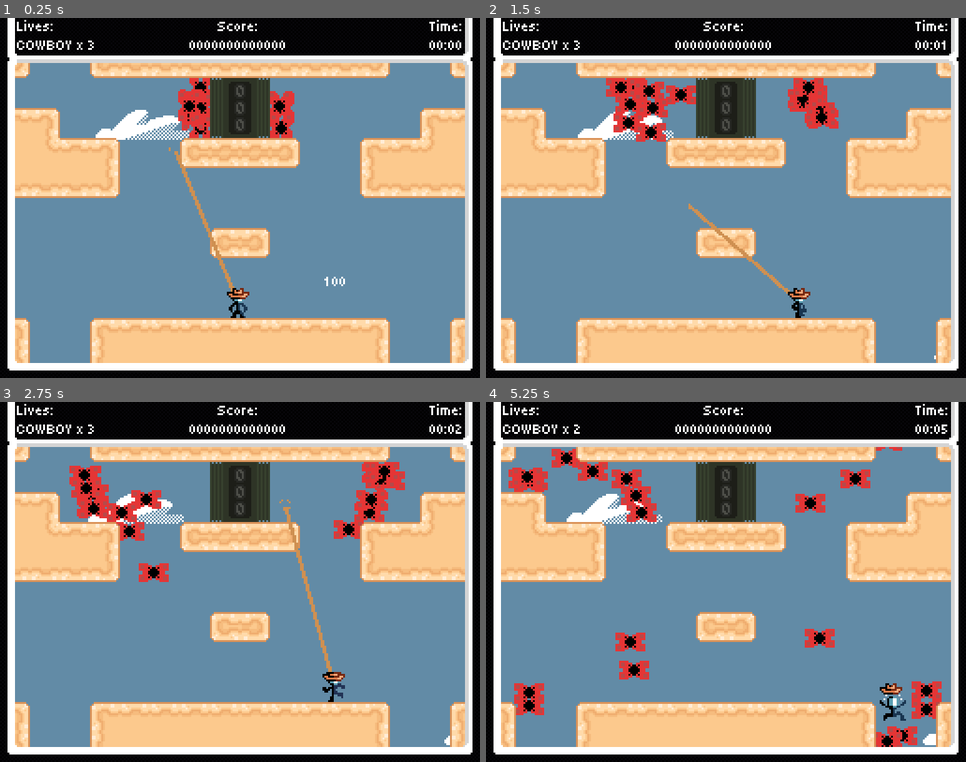
Above: before the commit, frames 1-4 (two rows, left to right).
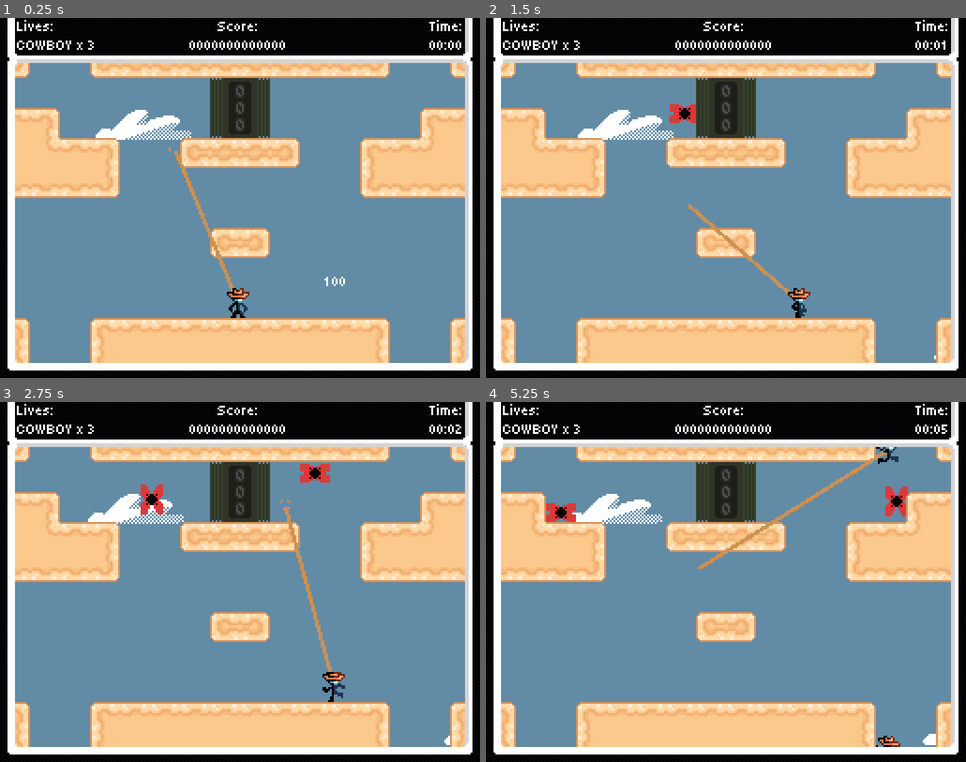
Above: after the commit, the same moments.

Repository: Jcodefox/GMTK-2025
Game: Godot game, scene res://scenes/topscenes/gameplay_topscene.tscn
The game is run twice, just before and just after one commit, with the same random seed, the same clock (stepped at 60 frames per second) and the same inputs.
Inputs (mouse positions are in pixels of both pictures, inside the frame that each line leads up to):
- Up to frame 1 (0.25 s): no input
- Up to frame 2 (1.5 s): move the mouse to (831, 180) at 0.52 s; hold D (move_right) from 0.53 s (still down); click (831, 180) at 0.6 s; tap Space (move_jump) at 0.77 s; move the mouse to (630, 216) at 1.27 s; click (630, 216) at 1.35 s
- Up to frame 3 (2.75 s): tap Space (move_jump) at 1.52 s; move the mouse to (288, 502) at 2.02 s; release D (move_right) at 2.03 s; hold A (move_left) from 2.03 s (still down); click (288, 502) at 2.1 s
- Up to frame 4 (5.25 s): move the mouse to (702, 654) at 2.77 s; release A (move_left) at 2.78 s; hold D (move_right) 2.78-4.28 s; click (702, 654) at 2.85 s; tap Space (move_jump) at 3.02, 3.77, 4.52 s; move the mouse to (870, 636) at 3.52 s; click (870, 636) at 3.6 s; move the mouse to (582, 528) at 4.27 s; hold A (move_left) 4.28-5.03 s; click (582, 528) at 4.35 s; move the mouse to (750, 582) at 5.02 s; hold D (move_right) from 5.03 s (still down); click (750, 582) at 5.1 s

The runs differ from the first frame. In frame 1, 1.5% of the frame differs, in the area x 37-62%, y 16-34%; in frame 2, 3.1%; in frame 3, 3.7%; in frame 4, 5.9%, in the area x 4-95%, y 7-96%.

Commit message:
Add enemy spawner

Diff:
--- /dev/null
+++ b/scenes/prefabs/enemy_spawner.tscn
@@ -0,0 +1,8 @@
+[gd_scene load_steps=3 format=3 uid="uid://ni48dlph7c7c"]
+
+[ext_resource type="Script" uid="uid://c8cmk0rp5xbel" path="res://scripts/prefabs/enemy_spawner.gd" id="1_2fv7t"]
+[ext_resource type="PackedScene" uid="uid://duckh0hi5syg7" path="res://scenes/prefabs/enemies/mothick.tscn" id="2_pg5fs"]
+
+[node name="EnemySpawner" type="Node2D"]
+script = ExtResource("1_2fv7t")
+enemy_scenes = Array[PackedScene]([ExtResource("2_pg5fs")])
--- a/scenes/topscenes/gameplay_topscene.tscn
+++ b/scenes/topscenes/gameplay_topscene.tscn
@@ -5,9 +5,9 @@
 [ext_resource type="Texture2D" uid="uid://drjswa8p2rpnx" path="res://assets/art/ui_hud/hudframe.png" id="3_pyq0w"]
 [ext_resource type="TileSet" uid="uid://cl63qdxuqflth" path="res://assets/art/terrain/main_tile_set.tres" id="3_u55sw"]
 [ext_resource type="Texture2D" uid="uid://bwx4duhuh37jy" path="res://assets/art/terrain/cloud 1.png" id="5_emnkm"]
-[ext_resource type="PackedScene" uid="uid://duckh0hi5syg7" path="res://scenes/prefabs/enemies/mothick.tscn" id="5_ks65t"]
 [ext_resource type="Texture2D" uid="uid://cwak838kpjbeg" path="res://assets/art/terrain/cloud 2.png" id="6_ed28v"]
 [ext_resource type="Script" path="res://scripts/prefabs/cloud.gd" id="6_rfs2g"]
+[ext_resource type="PackedScene" uid="uid://ni48dlph7c7c" path="res://scenes/prefabs/enemy_spawner.tscn" id="9_d18oc"]
 [ext_resource type="PackedScene" uid="uid://dkamy1f0f5j1m" path="res://scenes/prefabs/float_score_num.tscn" id="9_rfs2g"]
 
 [node name="GameplayTopscene" type="Node2D"]
@@ -59,68 +59,16 @@
 
 [node name="Enemies" type="Node2D" parent="."]
 
-[node name="Mothick" parent="Enemies" instance=ExtResource("5_ks65t")]
-position = Vector2(112, 48)
-
-[node name="Mothick2" parent="Enemies" instance=ExtResource("5_ks65t")]
-position = Vector2(112, 48)
-
-[node name="Mothick3" parent="Enemies" instance=ExtResource("5_ks65t")]
-position = Vector2(112, 48)
-
-[node name="Mothick4" parent="Enemies" instance=ExtResource("5_ks65t")]
-position = Vector2(112, 48)
-
-[node name="Mothick5" parent="Enemies" instance=ExtResource("5_ks65t")]
-position = Vector2(112, 48)
-
-[node name="Mothick6" parent="Enemies" instance=ExtResource("5_ks65t")]
-position = Vector2(112, 48)
-
-[node name="Mothick7" parent="Enemies" instance=ExtResource("5_ks65t")]
-position = Vector2(112, 48)
-
-[node name="Mothick8" parent="Enemies" instance=ExtResource("5_ks65t")]
-position = Vector2(112, 48)
-
-[node name="Mothick9" parent="Enemies" instance=ExtResource("5_ks65t")]
-position = Vector2(112, 48)
-
-[node name="Mothick10" parent="Enemies" instance=ExtResource("5_ks65t")]
-position = Vector2(112, 48)
-
-[node name="Mothick11" parent="Enemies" instance=ExtResource("5_ks65t")]
-position = Vector2(143, 48)
-
-[node name="Mothick12" parent="Enemies" instance=ExtResource("5_ks65t")]
-position = Vector2(143, 48)
-
-[node name="Mothick13" parent="Enemies" instance=ExtResource("5_ks65t")]
-position = Vector2(143, 48)
-
-[node name="Mothick14" parent="Enemies" instance=ExtResource("5_ks65t")]
-position = Vector2(143, 48)
-
-[node name="Mothick15" parent="Enemies" instance=ExtResource("5_ks65t")]
-position = Vector2(143, 48)
-
-[node name="Mothick16" parent="Enemies" instance=ExtResource("5_ks65t")]
-position = Vector2(143, 48)
-
-[node name="Mothick17" parent="Enemies" instance=ExtResource("5_ks65t")]
-position = Vector2(143, 48)
-
-[node name="Mothick18" parent="Enemies" instance=ExtResource("5_ks65t")]
-position = Vector2(143, 48)
-
-[node name="Mothick19" parent="Enemies" instance=ExtResource("5_ks65t")]
-position = Vector2(143, 48)
-
-[node name="Mothick20" parent="Enemies" instance=ExtResource("5_ks65t")]
-position = Vector2(143, 48)
-
 [node name="FloatScoreNum" parent="." instance=ExtResource("9_rfs2g")]
 offset_left = 173.0
 offset_top = 137.0
 offset_right = 223.0
 offset_bottom = 155.0
+
+[node name="EnemySpawner" parent="." node_paths=PackedStringArray("enemy_holder_node") instance=ExtResource("9_d18oc")]
+position = Vector2(112, 48)
+enemy_holder_node = NodePath("../Enemies")
+
+[node name="EnemySpawner2" parent="." node_paths=PackedStringArray("enemy_holder_node") instance=ExtResource("9_d18oc")]
+position = Vector2(144, 48)
+enemy_holder_node = NodePath("../Enemies")
--- /dev/null
+++ b/scripts/prefabs/enemy_spawner.gd
@@ -0,0 +1,17 @@
+extends Node2D
+
+@export var enemy_holder_node: Node2D
+@export var enemy_scenes: Array[PackedScene] = []
+var time_to_next: float = 2.0
+
+func _ready() -> void:
+	time_to_next = randf_range(1.0, 2.0)
+
+func _physics_process(delta: float) -> void:
+	time_to_next -= delta
+
+	if time_to_next <= 0.0:
+		var new_enemy: Node2D = enemy_scenes.pick_random().instantiate()
+		new_enemy.global_position = global_position
+		enemy_holder_node.add_child(new_enemy)
+		time_to_next = randf_range(1.0, 7.0)
Not shown, added: scripts/prefabs/enemy_spawner.gd.uid
